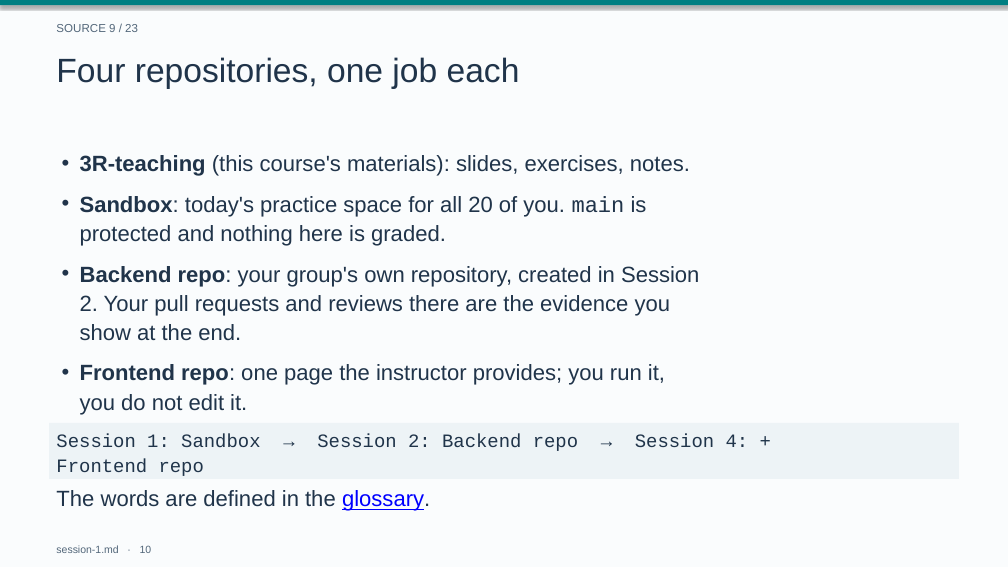
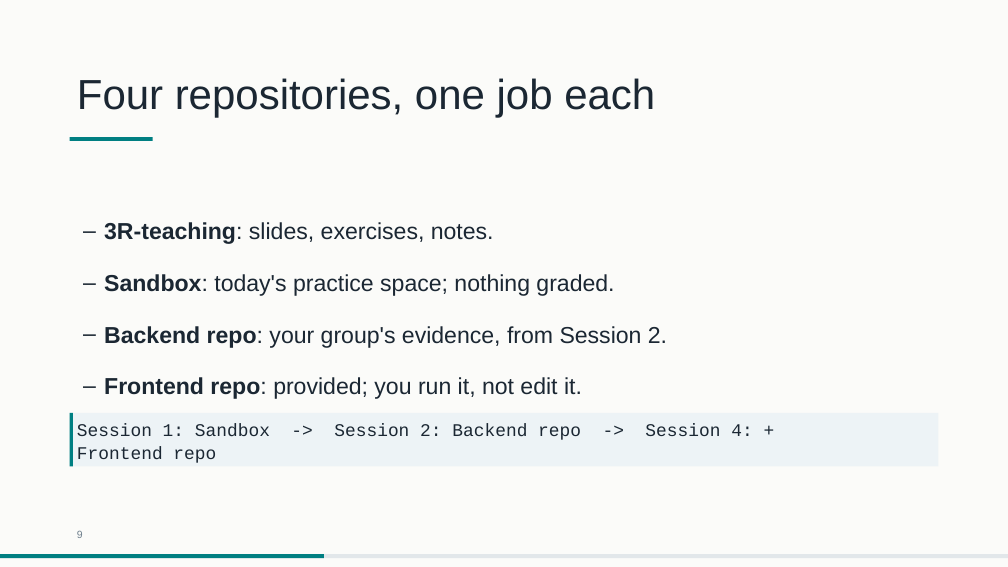
Before and after one commit to drweihungpan-lab/3R-teaching, a slide deck: slide 9 of materials/slides/session-1.pptx (slide 10 before the commit). Drawn at 1008x567 pixels with LibreOffice and Linux fonts; fonts in the diff are those of the drawing. Boxes give left, top, right and bottom in pixels: in the first picture for what was removed or moved away, otherwise in the second. Text is boxed around its words. In the diff, an @@ line names an element or a change of style, - is before the commit and + after.

```diff
--- a/materials/slides/session-1.pptx
+++ b/materials/slides/session-1.pptx
@@ background #FAFCFD to #FBFBF9 @@
@@ rectangle removed at bbox=[0, 0, 1008, 5] @@
@@ text removed at bbox=[56, 24, 138, 32] @@
-SOURCE 9 / 23
@@ text "Four repositories, one job each": place and size @@
-text "Four repositories, one job each" at bbox=[56, 57, 520, 89]
+text "Four repositories, one job each" at bbox=[77, 78, 655, 117]
@@ text "Four repositories, one job each" at bbox=[77, 78, 655, 117]: size 32 to 40 pt, text colour #20344A to #1B2733; line spacing 40pt to 50pt @@
@@ rectangle added at bbox=[70, 137, 153, 141], fill #007F82 @@
@@ text at bbox=[104, 222, 494, 244]: text changed; size 21 to 22 pt; text colour #20344A to #1B2733 @@
-• 3R-teaching (this course's materials): slides, exercises, notes.
+– 3R-teaching: slides, exercises, notes.
@@ text at bbox=[104, 274, 614, 296]: text changed; size 21 to 22 pt; text colour #20344A to #1B2733 @@
-• Sandbox: today's practice space for all 20 of you. main is
-  protected and nothing here is graded.
+– Sandbox: today's practice space; nothing graded.
@@ text at bbox=[104, 326, 667, 348]: text changed; size 21 to 22 pt; text colour #20344A to #1B2733 @@
-• Backend repo: your group's own repository, created in Session
-  2. Your pull requests and reviews there are the evidence you
-  show at the end.
+– Backend repo: your group's evidence, from Session 2.
@@ text at bbox=[104, 377, 582, 399]: text changed; size 21 to 22 pt; text colour #20344A to #1B2733 @@
-• Frontend repo: one page the instructor provides; you run it,
-  you do not edit it.
+– Frontend repo: provided; you run it, not edit it.
@@ rectangle "Session 1: Sandbox -> Session ...": place and size @@
-rectangle "Session 1: Sandbox -> Session ..." at bbox=[49, 423, 959, 479]
+rectangle "Session 1: Sandbox -> Session ..." at bbox=[70, 413, 938, 467]
@@ rectangle added at bbox=[70, 413, 73, 467], fill #007F82 @@
@@ text in rectangle at bbox=[77, 423, 752, 440]: text changed; size 18 to 17 pt; text colour #20344A to #1B2733 @@
-Session 1: Sandbox → Session 2: Backend repo → Session 4: +
-Frontend repo
+Session 1: Sandbox -> Session 2: Backend repo -> Session 4: +
+Frontend repo
@@ text removed at bbox=[56, 490, 430, 511] @@
-The words are defined in the glossary.
@@ text added at bbox=[77, 531, 83, 538], 10 pt, text #6E7F8D @@
+9
@@ rectangle added at bbox=[0, 554, 1008, 559], fill #E2E7EA @@
@@ rectangle added at bbox=[0, 554, 324, 559], fill #007F82 @@
@@ text removed at bbox=[56, 545, 152, 553] @@
-session-1.md · 10
```
Also in this commit, not shown: 16 other slides changed, 11 slides added, 12 slides removed, 4 other files.
